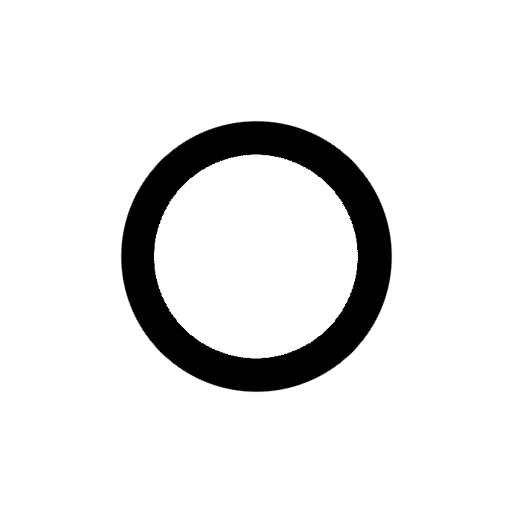
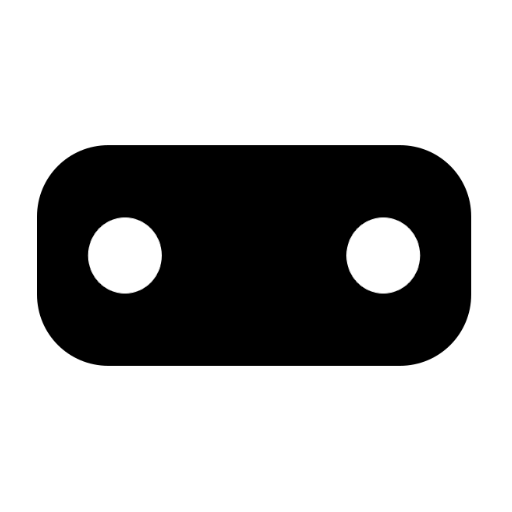
Layer changes from the first 512×512 image to the second:
added layer "ellipse846.png #1" above "ellipse846.png" over [37, 145, 472, 366]
hid "Transformation #3" over [153, 154, 358, 359]
hid "Transformation #2" over [120, 120, 393, 393]
